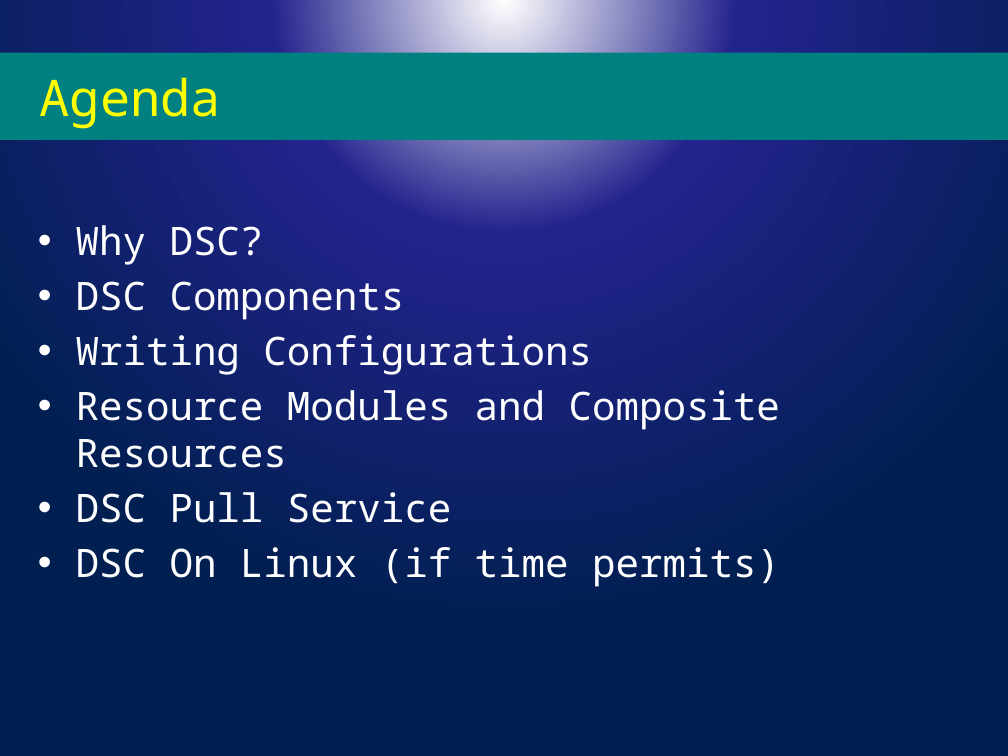
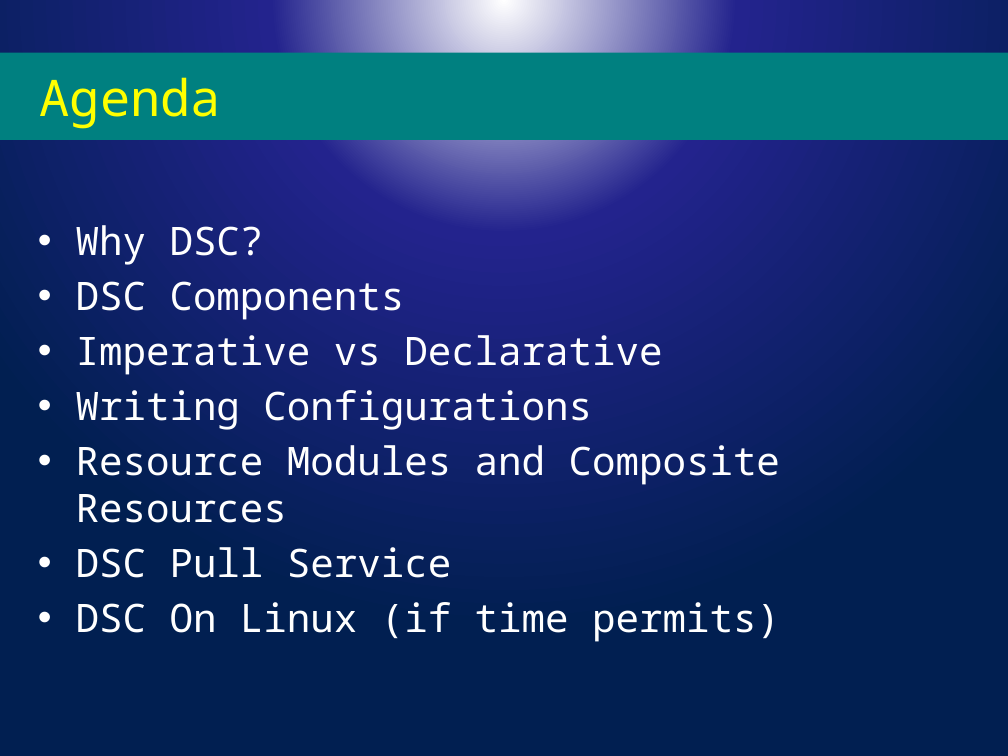
Before and after one commit to rchaganti/PSConfEU2017, a slide deck: slide 4 of WS1-DSCOverview/Slides.pptx. Drawn at 1008x756 pixels with LibreOffice and Linux fonts; fonts in the diff are those of the drawing; background and template pictures are left out. Boxes give left, top, right and bottom in pixels: in the first picture for what was removed or moved away, otherwise in the second. Text is boxed around its words. In the diff, an @@ line names an element or a change of style, - is before the commit and + after.

Commit message:
added imperative vs declarative slide

```diff
--- a/WS1-DSCOverview/Slides.pptx
+++ b/WS1-DSCOverview/Slides.pptx
@@ text at (76, 335, 662, 375): paragraph added @@
+• Imperative vs Declarative
```
Also in this commit, not shown: 1 slide added.
